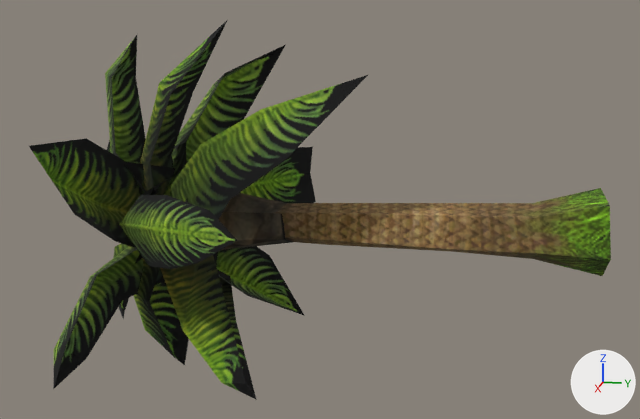
A saved change to the OBJ model sceneobjs/huodong_fuben_188/common/huodong_fuben_188_yeshu_05.obj.
Both versions are drawn from a camera (50 mm lens) standing at (899.0, -110.0, 229.0) and looking at (8.0, -288.0, 6.0). Every picture has the same lights, and +X, +Y and +Z are marked at lower right. Where no turn or scale is listed for an object, it has been applied to the vertices.

Names of what the first picture shows: 'huodong_fuben_188_yeshu_05'.
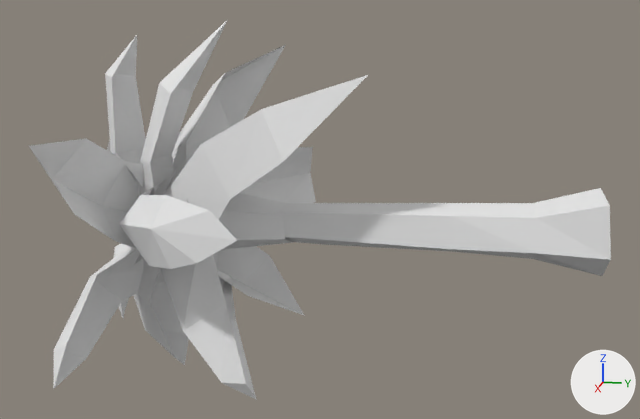
Location of each change, [x1, y1, x2, y2] in pixels of the pictures (640 x 419 px):
'huodong_fuben_188_yeshu_05', recoloured: [29, 21, 611, 400] in both

What the commit changed:
Material 'material_1' (mat_material_1_1) is new.
Its base color is (0.8, 0.8, 0.8) (white #e7e7e7).
Its roughness is 1.0.
me_huodong_fuben_188_yeshu_05 has 177 vertices, 193 faces and spans x -186.0..198.0, y -565.0..4.0, z -186.0..202.0.
me_huodong_fuben_188_yeshu_05 no longer uses material mat_material_1 (picture img_huodong_fuben_188_yeshu_01_png).
me_huodong_fuben_188_yeshu_05 now uses material mat_material_1_1 (white #e7e7e7).
